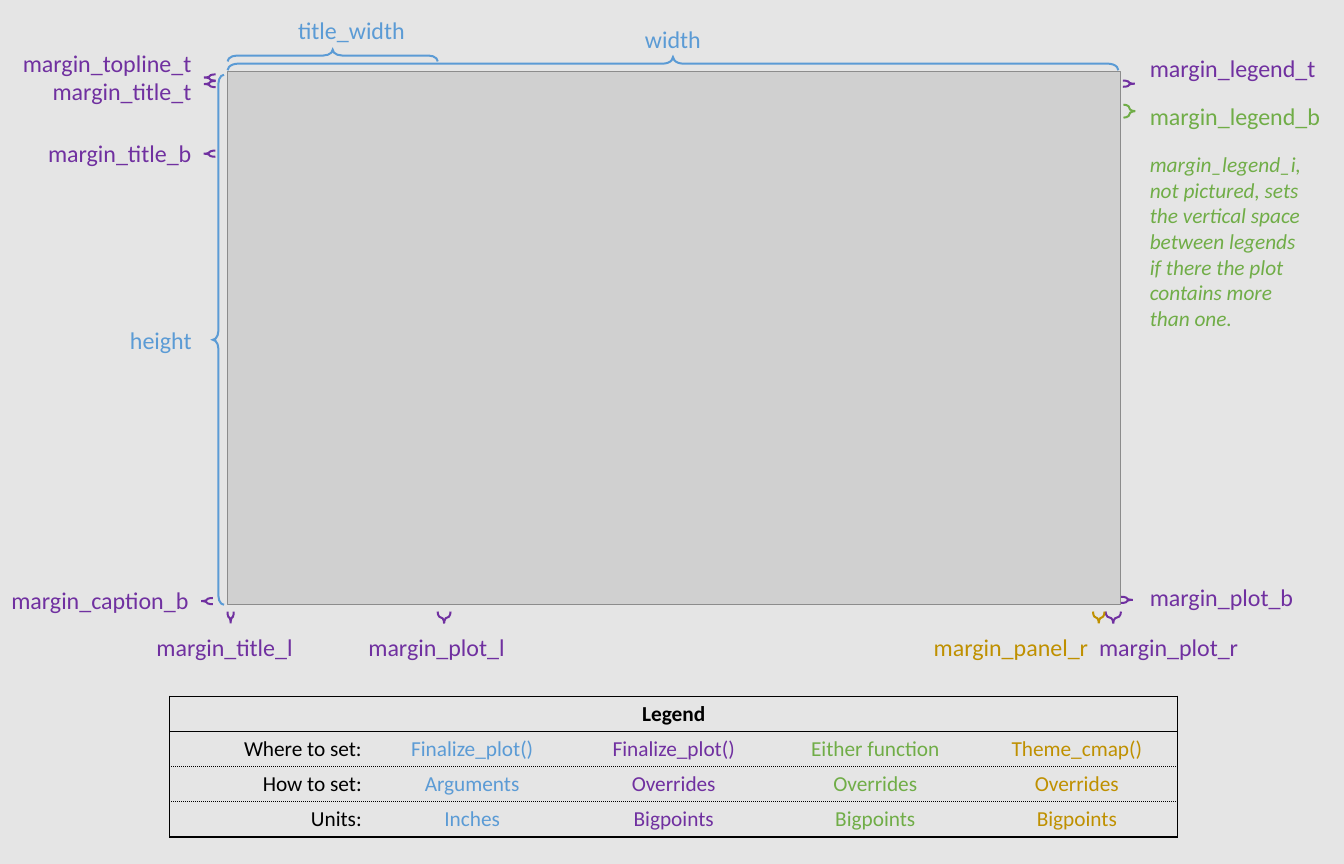
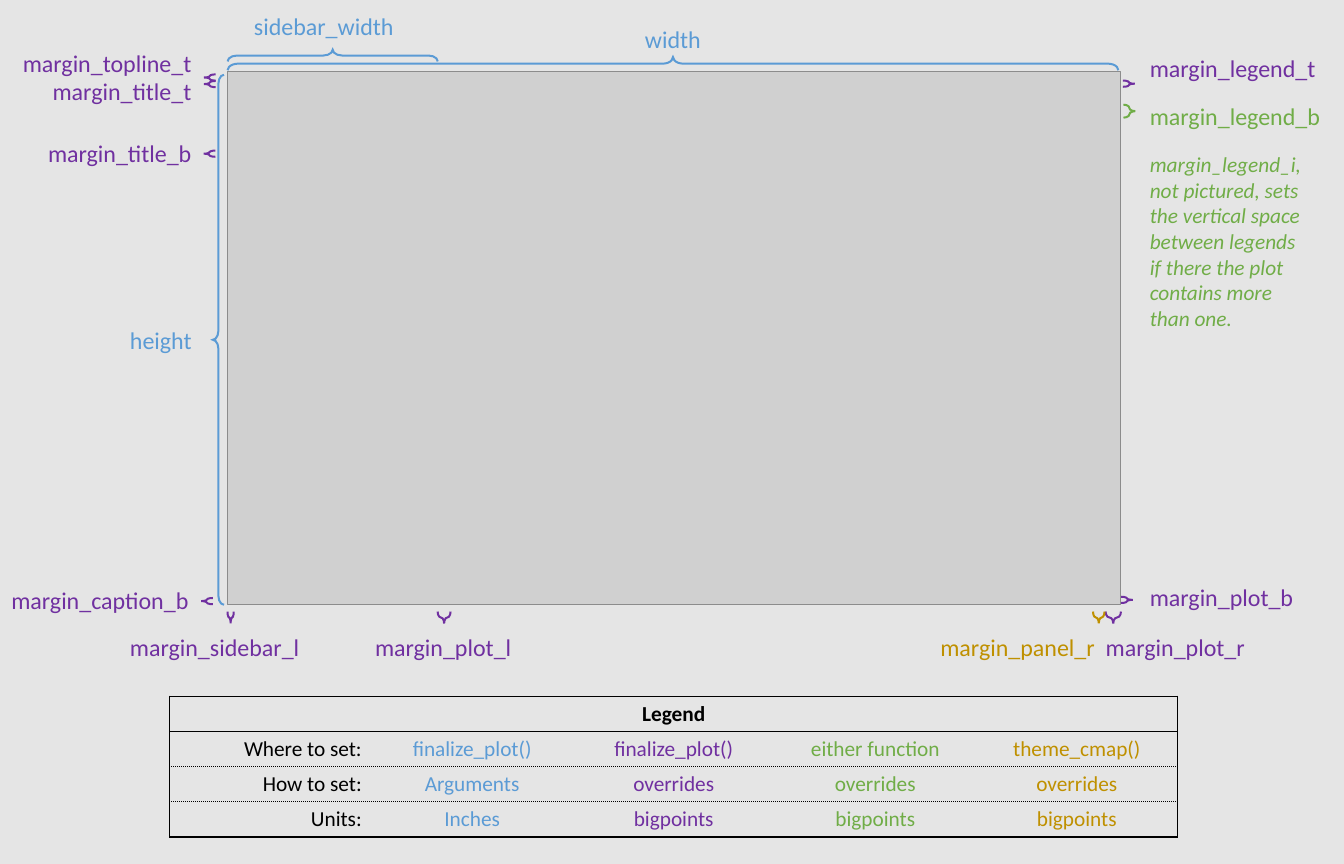
Before and after one commit to CMAP-REPOS/cmapplot, a slide deck: slide 1 of man/figures/margins.pptx. Drawn at 1344x864 pixels with LibreOffice and Linux fonts; fonts in the diff are those of the drawing; grey boxes stand for pictures. Boxes give left, top, right and bottom in pixels: in the first picture for what was removed or moved away, otherwise in the second. Text is boxed around its words. In the diff, an @@ line names an element or a change of style, - is before the commit and + after.

Commit message:
new margins slide

```diff
--- a/man/figures/margins.pptx
+++ b/man/figures/margins.pptx
@@ text at (x1=254, y1=18, x2=394, y2=38): text changed @@
-title_width
+sidebar_width
@@ text at (x1=130, y1=639, x2=1245, y2=660): text changed @@
-margin_title_l margin_plot_l margin_panel_r margin_plot_r
+margin_sidebar_l margin_plot_l margin_panel_r margin_plot_r
@@ table at (x1=170, y1=696, x2=1178, y2=837) @@
-row 2: Where to set: | Finalize_plot() | Finalize_plot() | Either function | Theme_cmap()
+row 2: Where to set: | finalize_plot() | finalize_plot() | either function | theme_cmap()
-row 3: How to set: | Arguments | Overrides | Overrides | Overrides
+row 3: How to set: | Arguments | overrides | overrides | overrides
-row 4: Units: | Inches | Bigpoints | Bigpoints | Bigpoints
+row 4: Units: | Inches | bigpoints | bigpoints | bigpoints
```
Also in this commit, not shown: 1 slide added, 4 other files.
